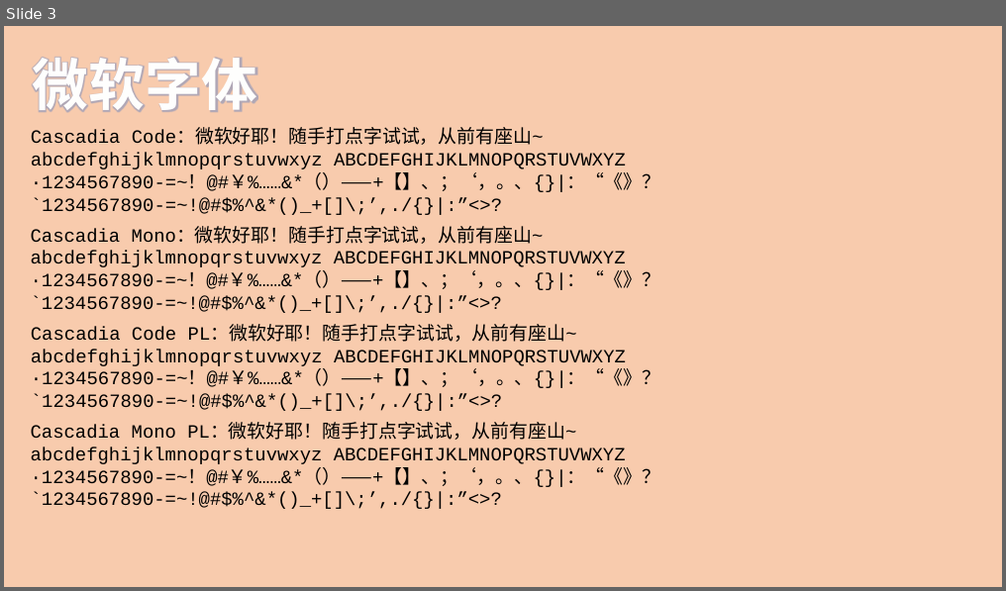
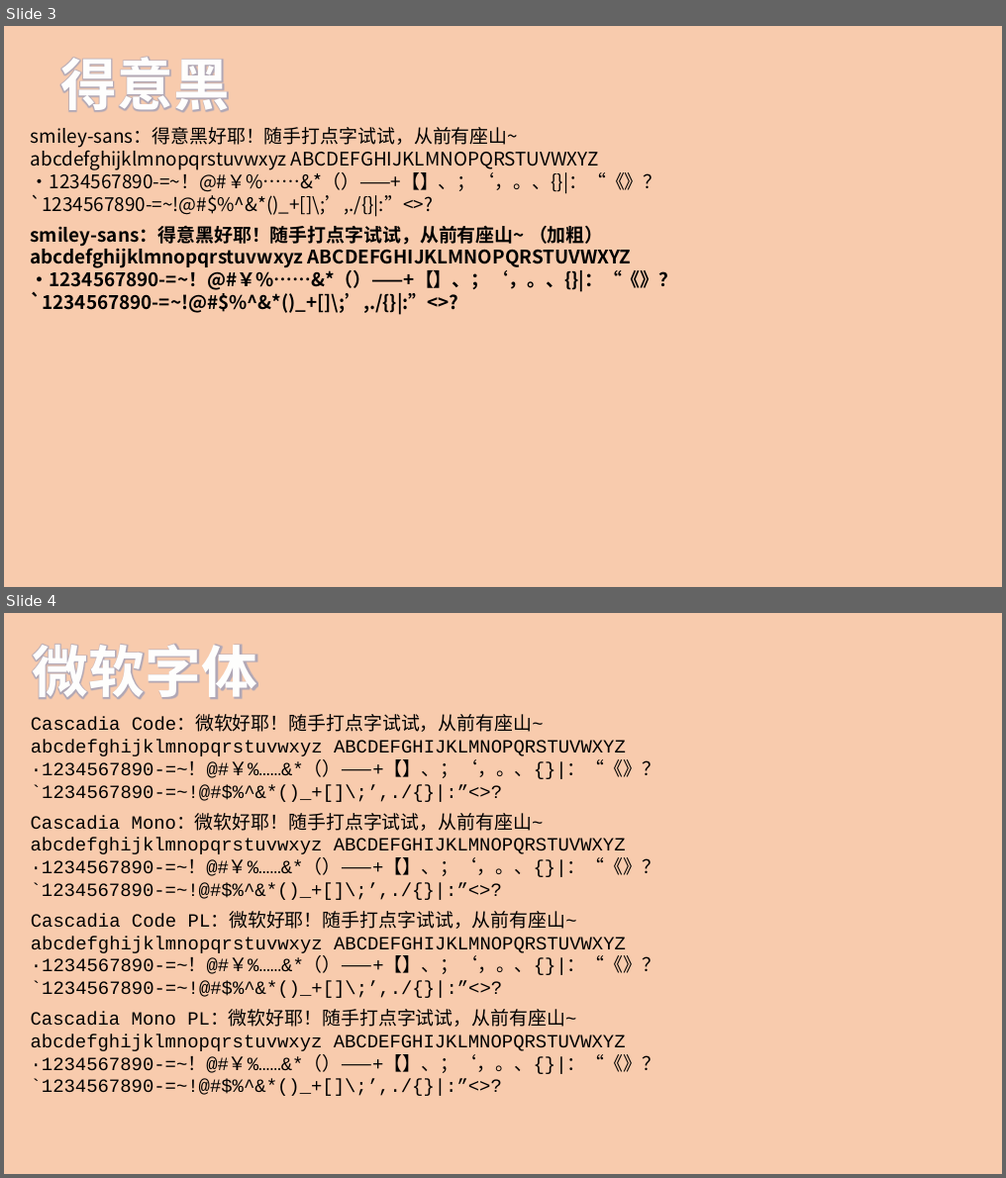
Before and after one commit to shenjackyuanjie/Difficult-Rocket, a slide deck: docs/字体展示.pptx. Shown one above the other, each under a label of ours: slide 3 before the commit, slides 3 and 4 after it. The pictures are 1006x591 and 1006x1178 pixels, drawn with LibreOffice and Linux fonts; fonts in the diff are those of the drawing. Boxes give left, top, right and bottom in pixels: in the first picture for what was removed or moved away, otherwise in the second. Text is boxed around its words. In the diff, an @@ line names an element or a change of style, - is before the commit and + after.

```diff
--- a/docs/字体展示.pptx
+++ b/docs/字体展示.pptx
@@ slide 3 added at (4,26,1002,587), background #F8CBAD @@
@@ text added at (60,57,230,112), 54 pt, text #FEFEFE, bold @@
+得意黑
@@ text added at (31,127,662,216), 18 pt, text #000000 @@
+smiley-sans：得意黑好耶！随手打点字试试，从前有座山~
+abcdefghijklmnopqrstuvwxyz ABCDEFGHIJKLMNOPQRSTUVWXYZ
+·1234567890-=~！@#￥%……&*（）——+【】、；‘，。、{}|：“《》？
+`1234567890-=~!@#$%^&*()_+[]\;’,./{}|:”<>?
@@ text added at (31,226,678,314), 18 pt, text #000000, bold @@
+smiley-sans：得意黑好耶！随手打点字试试，从前有座山~ （加粗）
+abcdefghijklmnopqrstuvwxyz ABCDEFGHIJKLMNOPQRSTUVWXYZ
+·1234567890-=~！@#￥%……&*（）——+【】、；‘，。、{}|：“《》？
+`1234567890-=~!@#$%^&*()_+[]\;’,./{}|:”<>?
@@ what was slide 3 is now slide 4 @@
```
Also in this commit, not shown: 2 slides changed, 6 other files.
